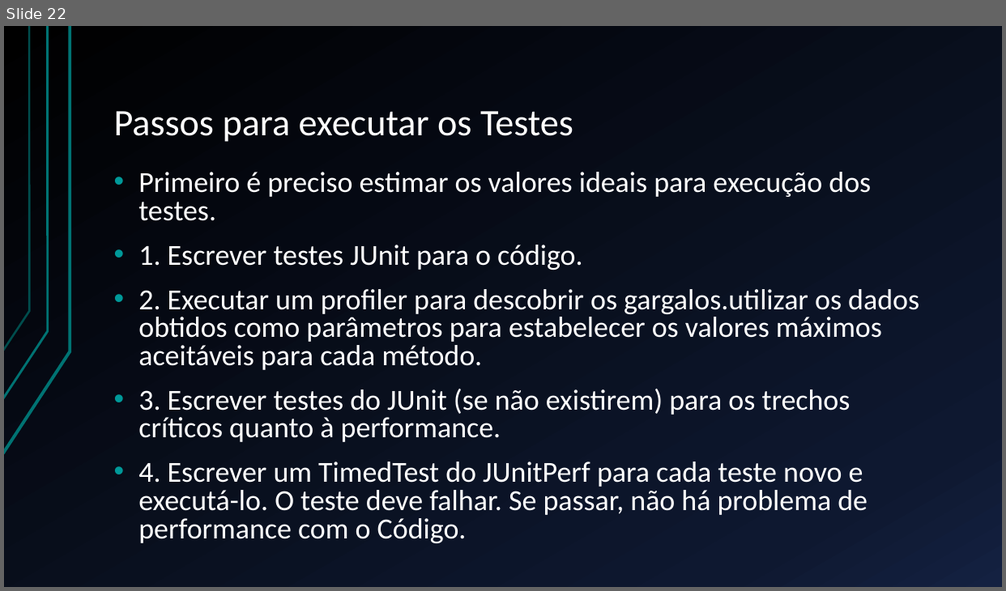
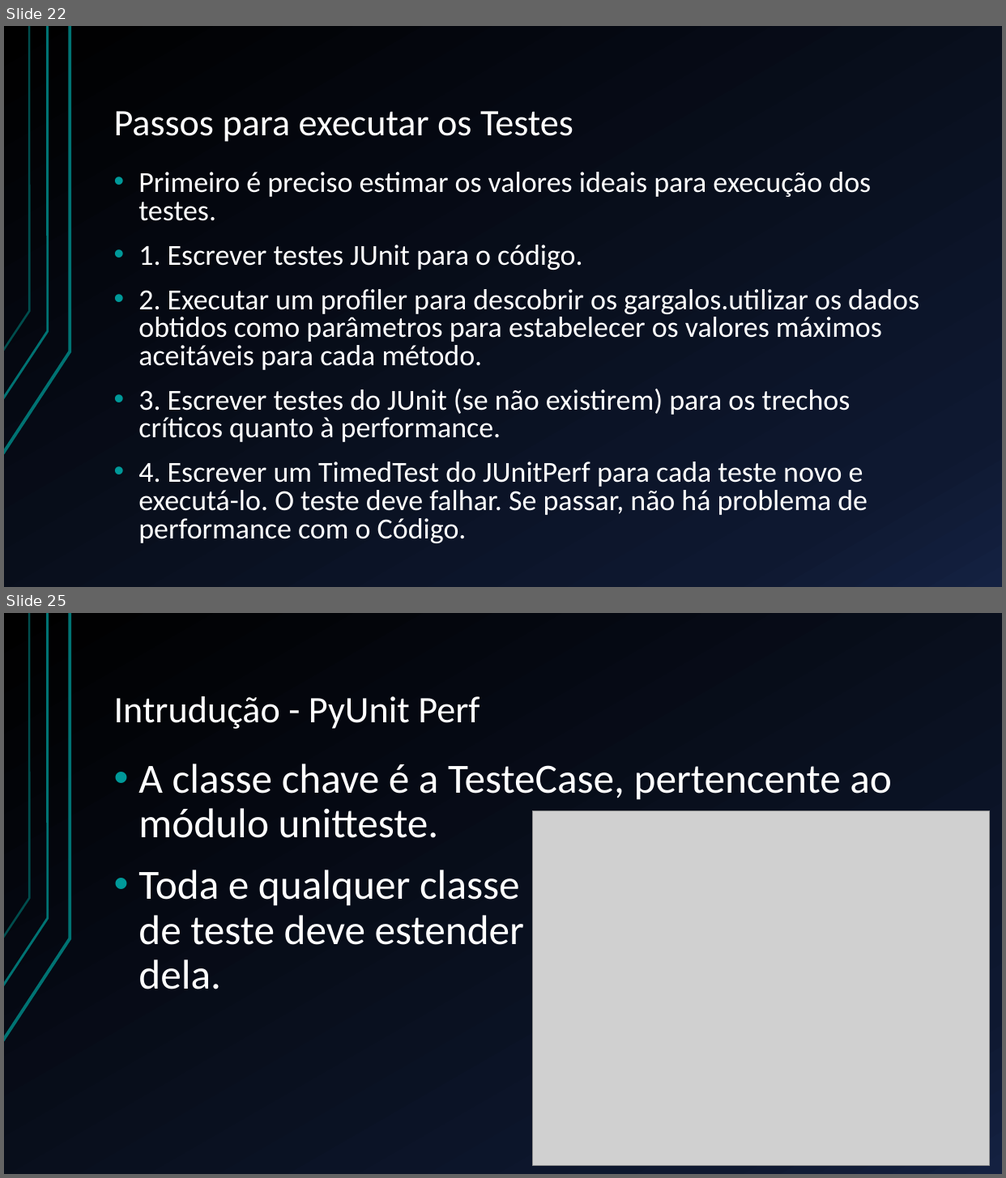
Before and after one commit to BrunoFelix/Restoran, a slide deck: Docs/Apresentação TSW.pptx. Shown one above the other, each under a label of ours: slide 22 before the commit, slides 22 and 25 after it; the slides between them are not shown. The pictures are 1006x591 and 1006x1178 pixels, drawn with LibreOffice and Linux fonts; fonts in the diff are those of the drawing; grey boxes stand for pictures. Boxes give left, top, right and bottom in pixels: in the first picture for what was removed or moved away, otherwise in the second. Text is boxed around its words. In the diff, an @@ line names an element or a change of style, - is before the commit and + after.

Commit message:
Ajuste da apresentação na parte de PyUnit

```diff
--- a/Docs/Apresentação TSW.pptx
+++ b/Docs/Apresentação TSW.pptx
@@ slide 25 added at <box>4,613,1002,1174</box>, background gradient #000000 to #0F1931 to #142242; not listed: 3 template elements that a slide beside it also shows @@
@@ title added at <box>114,696,479,729</box>, 36 pt, text #FFFFFF @@
+Intrudução - PyUnit Perf
@@ text added at <box>138,764,892,990</box>, 40 pt, text #FFFFFF @@
+• A classe chave é a TesteCase, pertencente ao módulo unitteste.
+• Toda e qualquer classe
+  de teste deve estender
+  dela.
@@ picture added at <box>533,811,990,1166</box> @@
```
Also in this commit, not shown: 8 other slides added, 1 slide removed.
